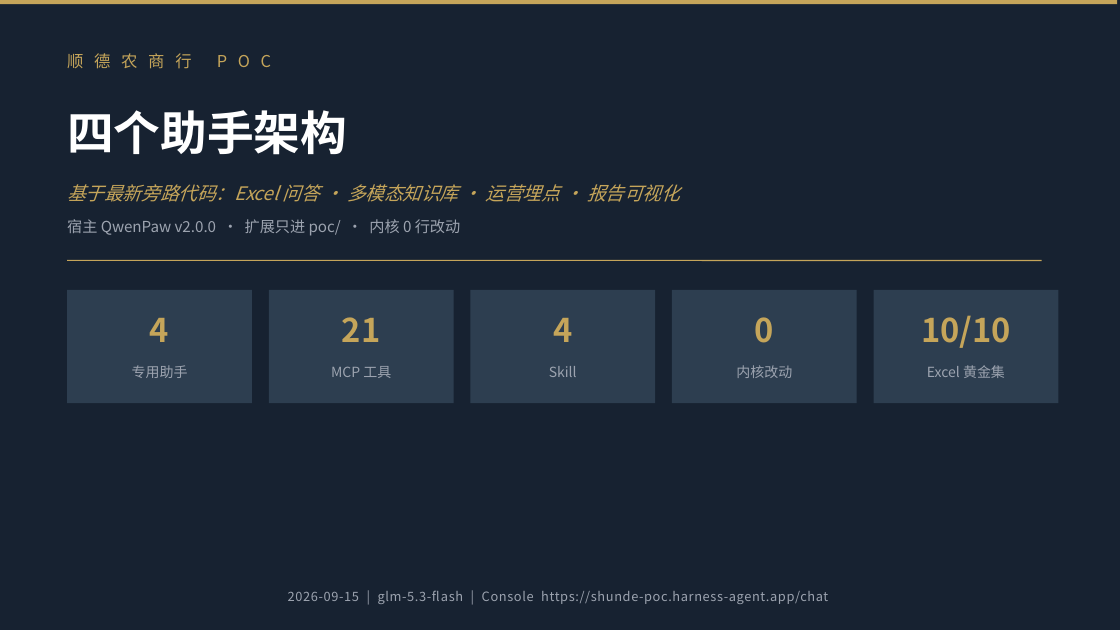
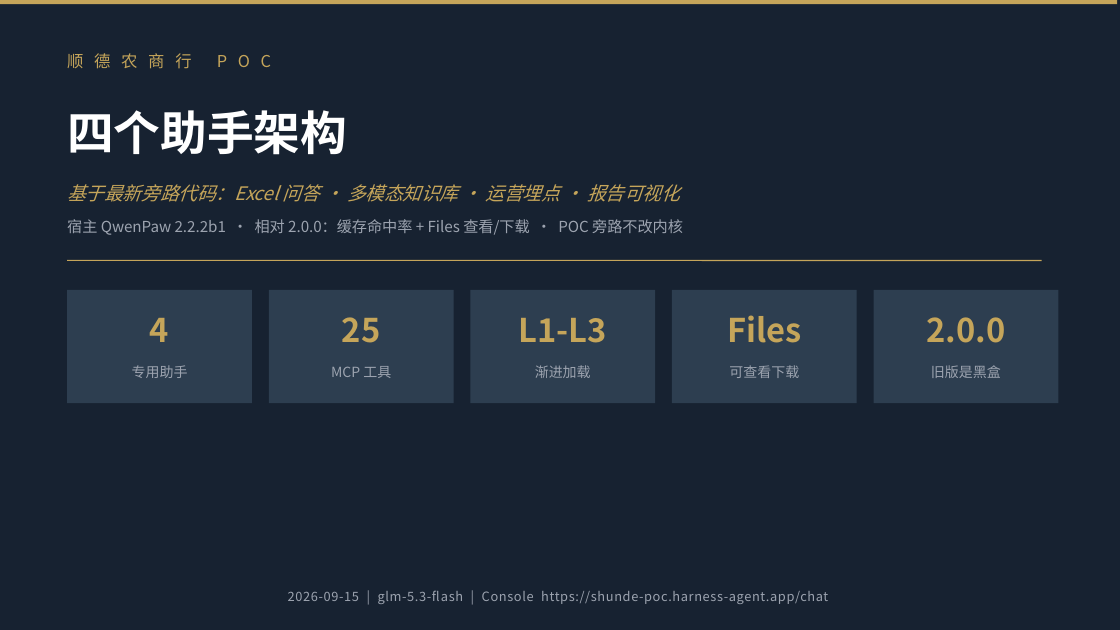
Before and after one commit to LiNan1984/shunde-poc, a slide deck: slide 1 of docs/演示材料/顺德POC四助手架构.pptx. Drawn at 1120x630 pixels with LibreOffice and Linux fonts; fonts in the diff are those of the drawing. Boxes give left, top, right and bottom in pixels: in the first picture for what was removed or moved away, otherwise in the second. Text is boxed around its words. In the diff, an @@ line names an element or a change of style, - is before the commit and + after.

```diff
--- a/docs/演示材料/顺德POC四助手架构.pptx
+++ b/docs/演示材料/顺德POC四助手架构.pptx
@@ text at [67,219,683,235]: text changed @@
-宿主 QwenPaw v2.0.0 · 扩展只进 poc/ · 内核 0 行改动
+宿主 QwenPaw 2.2.2b1 · 相对 2.0.0：缓存命中率 + Files 查看/下载 · POC 旁路不改内核
@@ text at [342,317,380,343]: text changed @@
-21
+25
@@ text at [519,318,607,343]: text changed @@
-4
+L1-L3
@@ text at [727,315,801,343]: text changed @@
-0
+Files
@@ text at [927,317,1006,343]: text changed @@
-10/10
+2.0.0
@@ text at [535,365,591,378]: text changed @@
-Skill
+渐进加载
@@ text at [729,365,799,378]: text changed @@
-内核改动
+可查看下载
@@ text at [931,365,1001,378]: text changed @@
-Excel 黄金集
+旧版是黑盒
```
Also in this commit, not shown: 19 other slides changed, 9 slides added, 1 slide removed, 20 other files.
